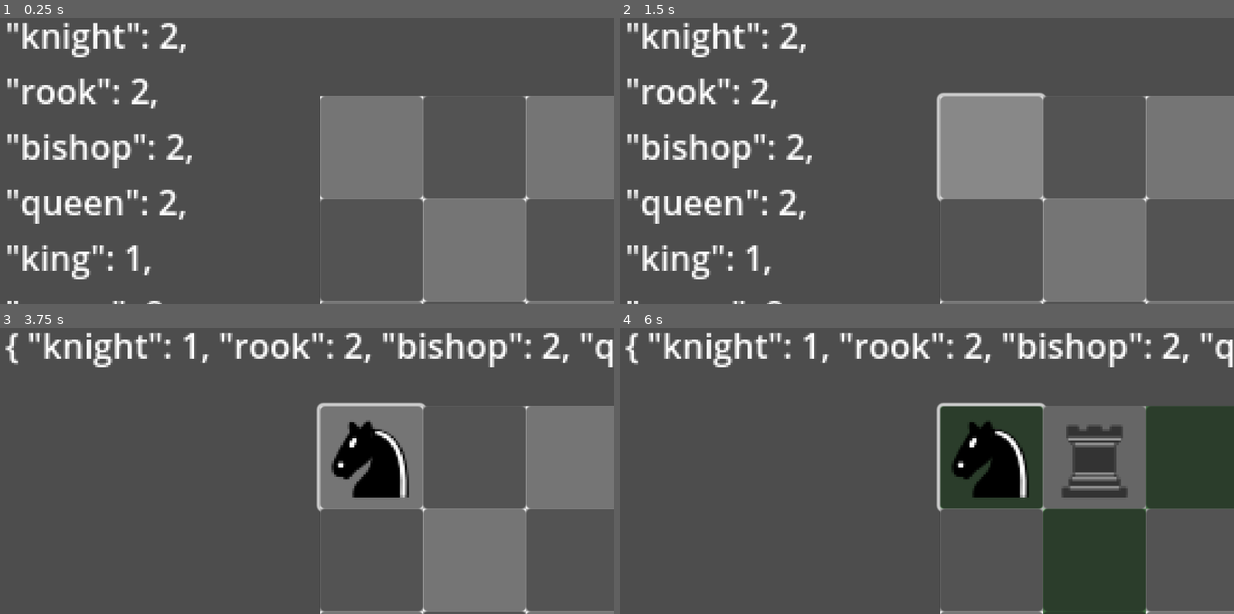
Above: before the commit, frames 1-4 (two rows, left to right).
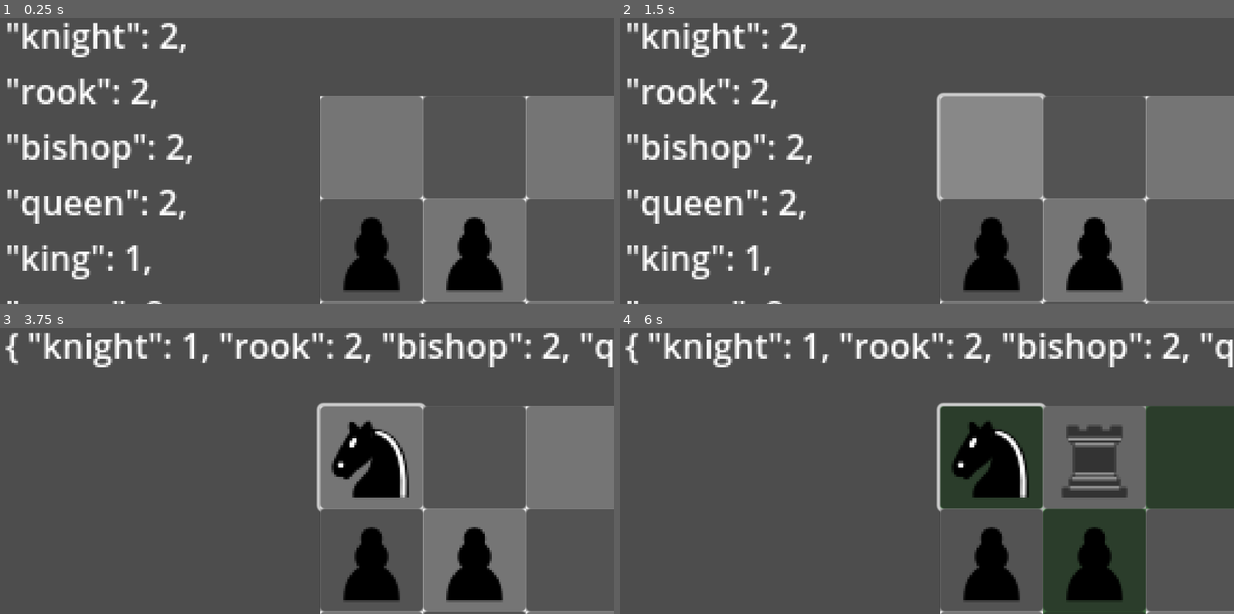
Above: after the commit, the same moments.

Repository: Noelithub77/Chessialo
Game: Godot game, scene res://main.tscn
The game is run twice, just before and just after one commit, with the same random seed, the same clock (stepped at 60 frames per second) and the same inputs.
Inputs (mouse positions are in pixels of both pictures, inside the frame that each line leads up to):
- Up to frame 1 (0.25 s): no input
- Up to frame 2 (1.5 s): click (994, 146) at 0.52 s; click (994, 146) at 1.27 s
- Up to frame 3 (3.75 s): click (374, 456) at 2.02 s; tap Enter at 2.75 s; move the mouse to (442, 422) at 2.77 s; tap B (b) at 2.85 s; tap K (k) at 3.05, 3.6 s; tap Space at 3.5 s; move the mouse to (184, 459) at 3.52 s
- Up to frame 4 (6 s): tap P (p) at 3.8, 4.35 s; tap Enter at 4.25, 5.75 s; move the mouse to (988, 365) at 4.27 s; tap Q (q) at 4.55, 5.1 s; tap Space at 5 s; move the mouse to (896, 511) at 5.02 s; tap R (r) at 5.3, 5.85 s; move the mouse to (1111, 493) at 5.77 s

The runs differ from the first frame. In frame 1, 3.1% of the frame differs, in the area x 55-82%, y 69-96%; in frame 2, 3.1%; in frame 3, 3.1%; in frame 4, 3.0%.

Commit message:
made the code efficient

Diff:
--- a/board.gd
+++ b/board.gd
@@ -13,8 +13,6 @@
 
 func _ready():
 	create_grid()
-	print("board's _ready")
-	#_on_square_pressed(Vector2(6,6))
 
 func create_grid():
 	for row in range(board_size):
--- a/main.gd
+++ b/main.gd
@@ -1,21 +1,27 @@
 extends Node2D
+
+signal piece_unavailable(piece_name: String)
 
 @export var board : Node
 @export var enemy_texture : Texture2D
 
 var active_piece_type : String = "none"
-var player_pieces = []
-var enemy_count = 15
+var player_pieces : Array[Dictionary] = []
+var enemy_count : int = 15
 var score : int = 0
-var piece_types = {
+const BOARD_SIZE : int = 8
+const FLASH_DURATION : float = 0.2
+const RESPAWN_DELAY : float = 0.5
+
+var piece_types : Dictionary = {
 	"k" : "knight",
 	"r" : "rook",
 	"b" : "bishop",
 	"q" : "queen",
-	# "x" : "king",
 	"p" : "pawn",
 }
-var available_pieces = {
+
+var available_pieces : Dictionary = {
 	"knight": 2,
 	"rook": 2,
 	"bishop": 2,
@@ -23,95 +29,133 @@
 	"king": 1,
 	"pawn": 8,
 }
-var textures = {
-	"knight": load("res://assets/BKnight.svg"),
-	"rook": load("res://assets/BRook.svg"),
-	"bishop": load("res://assets/BBishop.svg"),
-	"queen": load("res://assets/BQueen.svg"),
-	"king": load("res://assets/BKing.svg"),
-	"pawn": load("res://assets/BPawn.svg"),
+
+var textures : Dictionary = {
+	"knight": preload("res://assets/BKnight.svg"),
+	"rook": preload("res://assets/BRook.svg"),
+	"bishop": preload("res://assets/BBishop.svg"),
+	"queen": preload("res://assets/BQueen.svg"),
+	"king": preload("res://assets/BKing.svg"),
+	"pawn": preload("res://assets/BPawn.svg"),
 }
 
-func _ready():
-	print("main's _ready")
-	player_pieces = []
-	# Spawn initial enemies
-	for i in range(enemy_count):
-		spawn_enemy()
+func _ready() -> void:
+	player_pieces.clear()
 	board.square_clicked.connect(_on_square_clicked)
-
-func spawn_enemy():
-	var random_pos = Vector2(randi_range(0,7),randi_range(0,7))
-	while board.occupied_squares.get(random_pos, false):
-		random_pos = Vector2(randi_range(0,7),randi_range(0,7))
+	piece_unavailable.connect(_on_piece_unavailable)
+
+	for i in enemy_count:
+		spawn_enemy(false)  # Don't flash during initial spawn
+
+func spawn_enemy(should_flash: bool = true) -> void:
+	var empty_positions = _get_empty_positions()
+	if empty_positions.is_empty():
+		return
+
+	var random_pos = empty_positions[randi() % empty_positions.size()]
 	var square = board.get_square(random_pos)
-	square.get_node("ColorRect/ContentTextureRect").texture = enemy_texture
-	square.get_node("ColorRect/ContentTextureRect").visible = true
+	var color_rect = square.get_node("ColorRect")
+
+	# Flash effect only when respawning
+	if should_flash:
+		await _flash_square(color_rect)
+
+	var content = square.get_node("ColorRect/ContentTextureRect")
+	content.texture = enemy_texture
+	content.visible = true
 	board.occupied_squares[random_pos] = true
 
-func _process(_delta):
+func _flash_square(color_rect: ColorRect) -> void:
+	var original_color = color_rect.color
+	color_rect.color = Color(1, 0, 0, 0.7)
+	await get_tree().create_timer(FLASH_DURATION).timeout
+	color_rect.color = original_color
+
+func _get_empty_positions() -> Array:
+	var empty = []
+	for x in BOARD_SIZE:
+		for y in BOARD_SIZE:
+			var pos = Vector2(x, y)
+			if not board.occupied_squares.get(pos, false):
+				empty.append(pos)
+	return empty
+
+func _process(_delta: float) -> void:
 	if Input.is_action_just_pressed("use_piece"):
 		get_piece()
 
-func get_piece():
-	for key in piece_types.keys():
+func get_piece() -> void:
+	for key in piece_types:
 		if Input.is_action_just_pressed(key):
-			if piece_types[key] in available_pieces and available_pieces[piece_types[key]] > 0:
-				active_piece_type = piece_types[key]
+			var piece_name = piece_types[key]
+			if piece_name in available_pieces and available_pieces[piece_name] > 0:
+				active_piece_type = piece_name
 				$SelectedPiece.text = "Selected Piece: " + active_piece_type
-				return
 			else:
-				var popup = Popup.new()
-				var label = Label.new()
-				label.text = piece_types[key] + " not available"
-				popup.add_child(label)
-				add_child(popup)
-				popup.popup_centered()
-
-				# Create timer to close popup
-				var timer = get_tree().create_timer(0.2)
-				await timer.timeout
-				popup.queue_free()
-
-func _on_square_clicked(grid_pos: Vector2):
+				piece_unavailable.emit(piece_name)
+
+func _on_piece_unavailable(piece_name: String) -> void:
+	var popup = Popup.new()
+	var label = Label.new()
+	label.text = piece_name + " not available"
+	popup.add_child(label)
+	add_child(popup)
+	popup.popup_centered()
+
+	await get_tree().create_timer(FLASH_DURATION).timeout
+	popup.queue_free()
+
+func _on_square_clicked(grid_pos: Vector2) -> void:
 	if active_piece_type != "none":
 		place_piece(grid_pos)
 		board.clear_highlights()
 
-func place_piece(grid_pos : Vector2):
-	if !board.occupied_squares.get(grid_pos, false):
-		var square = board.get_square(grid_pos)
-		square.get_node("ColorRect/ContentTextureRect").texture = textures[active_piece_type]
-		square.get_node("ColorRect/ContentTextureRect").visible = true
-		player_pieces.append({"type" : active_piece_type, "pos" : grid_pos})
-		board.occupied_squares[grid_pos] = true
-		available_pieces[active_piece_type] -= 1
-		$Available.text = str(available_pieces)
-		active_piece_type = "none"
-		$SelectedPiece.text = "Selected Piece: none"
-		check_kills()
-	else:
-		print("Already occupied")
-
-
-func check_kills():
-	var killed_positions = []
-	for piece_data in player_pieces:
-		var kills = get_moves(piece_data.type, piece_data.pos)
+func place_piece(grid_pos: Vector2) -> void:
+	if board.occupied_squares.get(grid_pos, false):
+		return
+
+	var square = board.get_square(grid_pos)
+	var content = square.get_node("ColorRect/ContentTextureRect")
+	content.texture = textures[active_piece_type]
+	content.visible = true
+
+	player_pieces.append({"type": active_piece_type, "pos": grid_pos})
+	board.occupied_squares[grid_pos] = true
+	available_pieces[active_piece_type] -= 1
+
+	$Available.text = str(available_pieces)
+	active_piece_type = "none"
+	$SelectedPiece.text = "Selected Piece: none"
+
+	check_kills()
+
+func check_kills() -> void:
+	var killed_positions = _get_killed_positions()
+
+	for pos in killed_positions:
+		await _handle_kill(pos)
+
+func _get_killed_positions() -> Array:
+	var killed = []
+	for piece in player_pieces:
+		var kills = get_moves(piece.type, piece.pos)
 		for pos in kills:
 			if board.occupied_squares.get(pos, false):
-				killed_positions.append(pos)
-
-	for pos in killed_positions:
-		var square = board.get_square(pos)
-		square.get_node("ColorRect/ContentTextureRect").texture = null
-		square.get_node("ColorRect/ContentTextureRect").visible = false
-		board.occupied_squares[pos] = false
-		score += 1
-		$ScoreLabel.text = "Score: " + str(score)
-		# Respawn enemy in new position
-		spawn_enemy()
-
+				killed.append(pos)
+	return killed
+
+func _handle_kill(pos: Vector2) -> void:
+	var square = board.get_square(pos)
+	var content = square.get_node("ColorRect/ContentTextureRect")
+	content.texture = null
+	content.visible = false
+
+	board.occupied_squares[pos] = false
+	score += 1
+	$ScoreLabel.text = "Score: " + str(score)
+
+	await get_tree().create_timer(RESPAWN_DELAY).timeout
+	spawn_enemy(true)  # Show flash effect during respawn
 
 func get_moves(piece_type : String, grid_position : Vector2) -> Array[Vector2]:
 	match piece_type:
